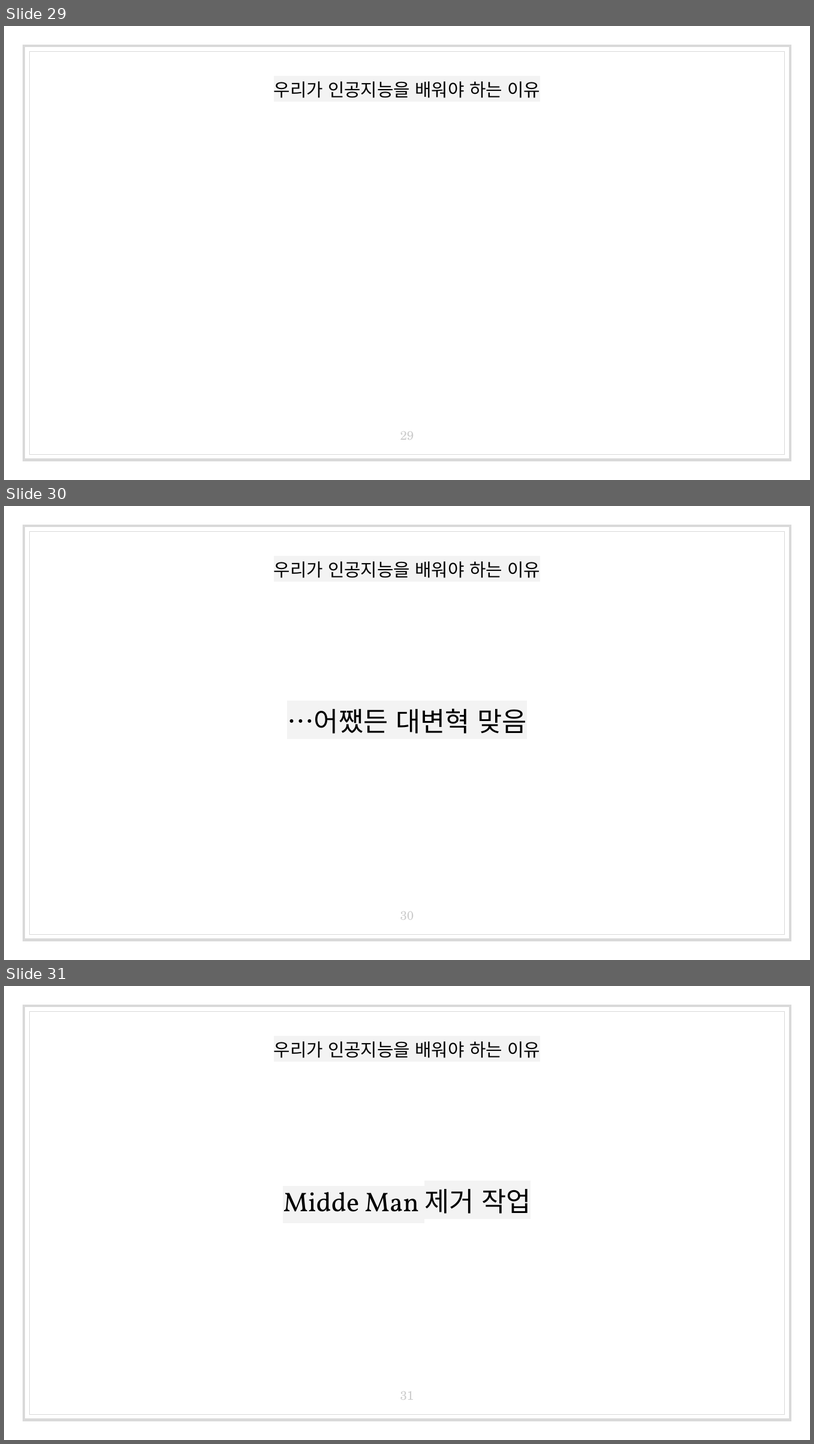
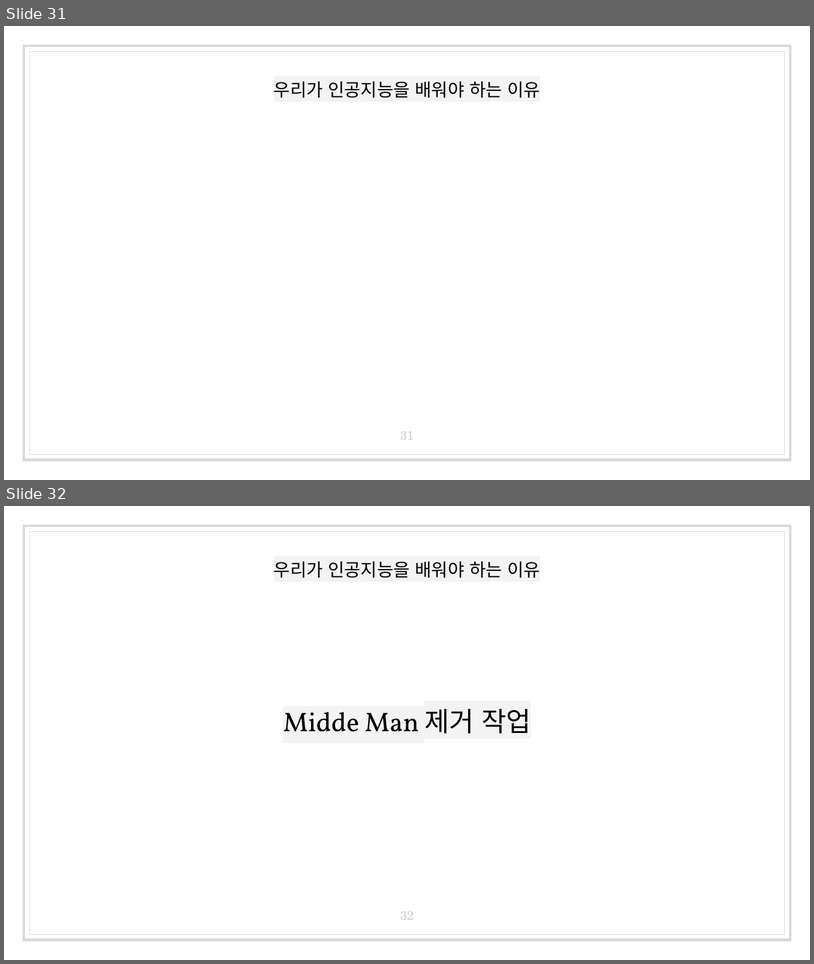
Before and after one commit to kangtegong-lectures/ai-class, a slide deck: 1일차/1026-1-오리엔테이션.pptx. Shown one above the other, each under a label of ours: slides 29, 30 and 31 before the commit, slides 31 and 32 after it. The pictures are 814x1444 and 814x964 pixels, drawn with LibreOffice and Linux fonts; fonts in the diff are those of the drawing; background and template pictures are left out. Boxes give left, top, right and bottom in pixels: in the first picture for what was removed or moved away, otherwise in the second. Text is boxed around its words. In the diff, an @@ line names an element or a change of style, - is before the commit and + after.

```diff
--- a/1일차/1026-1-오리엔테이션.pptx
+++ b/1일차/1026-1-오리엔테이션.pptx
@@ slide 30 removed at (4,506,810,960), background #FFFFFF; not listed: 2 template elements that a slide beside it also shows @@
@@ title removed at (274,561,540,578) @@
-우리가 인공지능을 배워야 하는 이유
@@ text removed at (287,708,527,733) @@
-…어쨌든 대변혁 맞음
@@ page number removed at (401,911,414,919) @@
-30
@@ what was slide 29 is now slide 31 @@
@@ page number at (401,431,414,439): text changed @@
-29
+31
@@ what was slide 31 is now slide 32 @@
@@ page number at (401,911,414,919): text changed @@
-31
+32
```
Also in this commit, not shown: 5 slides changed, 2 slides added, 1 other slide removed, 7 other files.
